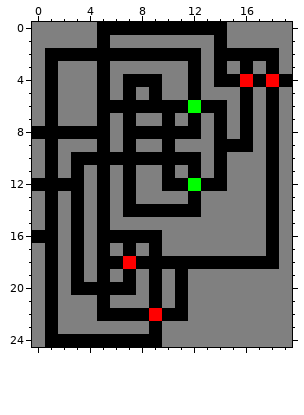
Two versions of one pixel-art sprite, workspace/components/xor.png. That is the earlier state.
The file is 20x25 pixels.
The same view after the edit:
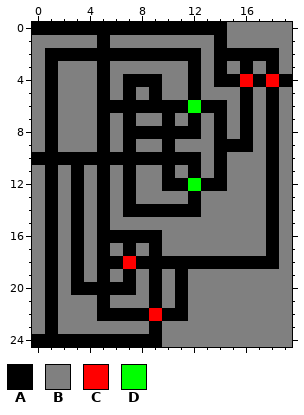
Palette (. is transparent): A #000000  B #808080  C #ff0000  D #00ff00
Change:
@@ x 0..6 @@
- 0 BBBBBAA
+ 0 AAAAAAA
  1 BBBBBAB
@@ x 0..6 @@
  7 BABBBAB
- 8 AAAAAAB
+ 8 BABBBAB
  9 BABBBAB
-10 BABAAAA
+10 AAAAAAA
 11 BABABAB
-12 AAAABAB
+12 BABABAB
 13 BABABAB
@@ x 0..2 @@
 15 BAB
-16 AAB
+16 BAB
 17 BAB
@@ x 0..2 @@
 23 BAB
-24 BAA
+24 AAA
Where, in picture pixels (left, top, right, bottom), the same in both pictures:
changed: (32, 22, 97, 35)
changed: (32, 126, 97, 243)
changed: (32, 334, 45, 347)
